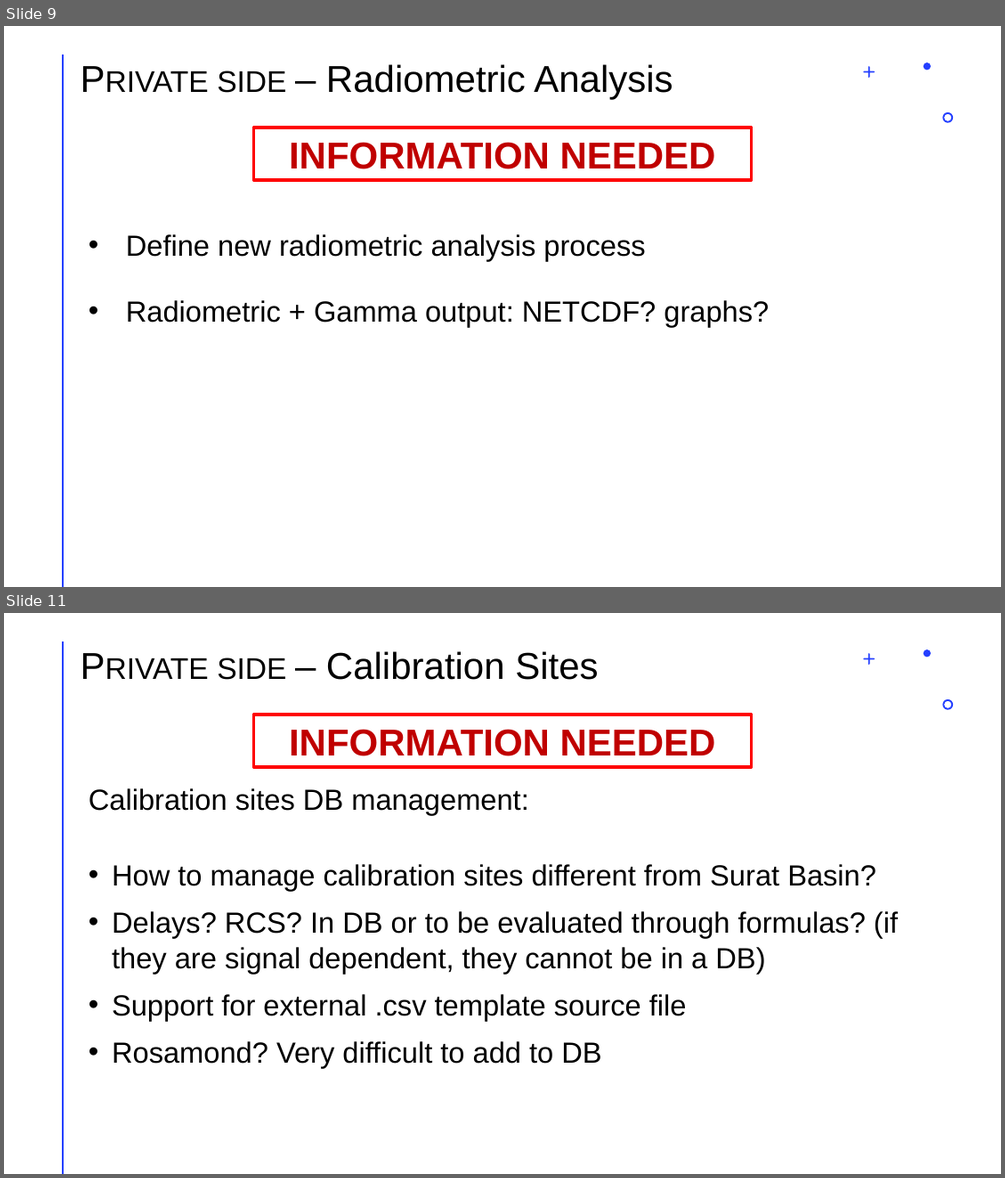
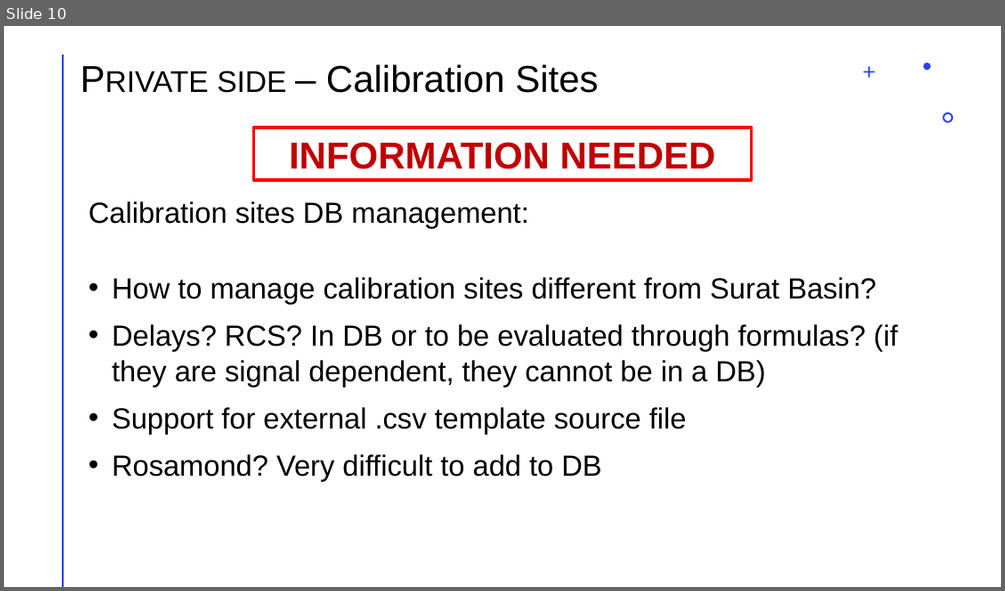
Before and after one commit to aresys-srl/sct, a slide deck: documentation/new_sct_status_update.pptx. Shown one above the other, each under a label of ours: slides 9 and 11 before the commit, slide 10 after it; the slides between them are not shown. The pictures are 1005x1178 and 1005x591 pixels, drawn with LibreOffice and Linux fonts; fonts in the diff are those of the drawing. Boxes give left, top, right and bottom in pixels: in the first picture for what was removed or moved away, otherwise in the second. Text is boxed around its words. In the diff, an @@ line names an element or a change of style, - is before the commit and + after.

Commit message:
release 1.0.0.dev1: radiometric analysis, new format support (novasar-1, iceye)

```diff
--- a/documentation/new_sct_status_update.pptx
+++ b/documentation/new_sct_status_update.pptx
@@ slide 9 removed at bbox=[4, 26, 1001, 587], background #FFFFFF; not listed: 4 template elements that a slide beside it also shows @@
@@ title removed at bbox=[217, 64, 672, 100] @@
-Private side – Radiometric Analysis
@@ rectangle removed at bbox=[254, 127, 751, 181] @@
-INFORMATION NEEDED
@@ text removed at bbox=[126, 234, 769, 327] @@
-• Define new radiometric analysis process
-• Radiometric + Gamma output: NETCDF? graphs?
@@ what was slide 11 is now slide 10 @@
```
Also in this commit, not shown: 8 slides changed, 2 slides added, 2 other slides removed, 45 other files.
